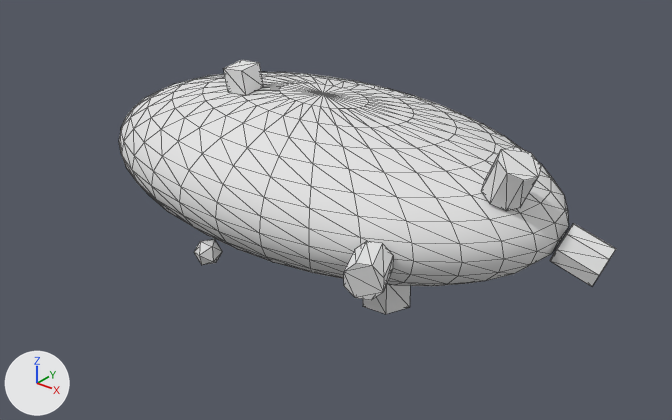
The glTF model public/Objects/object06_medium.glb as it was, and as the next commit left it.
The view is the same before and after, from a camera (50 mm lens) standing at (3.62, -4.39, 2.43) and looking at (0.2, -0.12, -0.22). Lighting does not change. The marker at lower left points along +X, +Y and +Z. The older version comes first. Mesh edges are drawn as thin lines. Vertices at exactly the same position are counted once.

Script lines for the objects in view, before the commit:
```python
me_sphere_016 = bpy.data.meshes.new('Sphere.016')
me_sphere_016.from_pydata(...)  # 614 vertices, 1184 faces; spans x -1.7..1.98, y -1.06..1.17, z -0.68..0.65
me_sphere_016.materials.append(mat_mat_object06_medium)  # white #e5e5e5
ob_object06_medium = bpy.data.objects.new('object06_medium', me_sphere_016)
ob_object06_medium.location = (0.0, 0.0, 0.0)
```
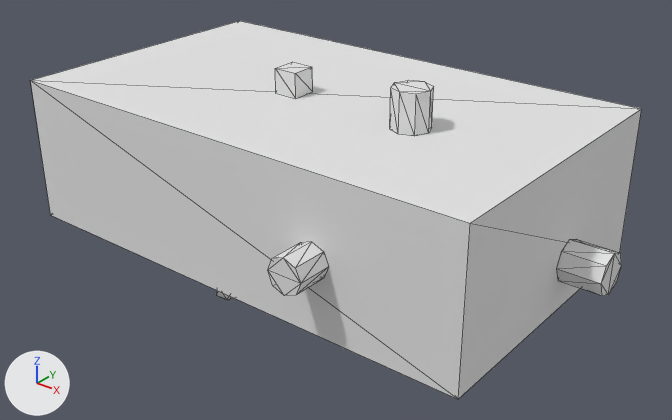
Pixel boxes [x1, y1, x2, y2] of what changed, in the pictures (672 x 420 px):
'object06_medium', reshaped (23% wider, 49% taller): before [119, 60, 616, 314]; after [31, 21, 641, 399]
part 1 of me_sphere_016, added: after [31, 21, 641, 399]
part 2 of me_sphere_016, added: after [557, 239, 621, 296]
part 3 of me_sphere_016, added (mostly hidden): after [216, 290, 233, 300]
part 4 of me_sphere_016, added: after [390, 80, 434, 136]
part 5 of me_sphere_016, added: after [275, 62, 313, 98]
part 6 of me_sphere_016, added: after [268, 242, 328, 296]
part 7 of me_sphere_016, deleted: before [119, 72, 569, 286]
part 8 of me_sphere_016, deleted: before [344, 241, 393, 300]
part 9 of me_sphere_016, deleted: before [481, 147, 541, 211]
part 10 of me_sphere_016, deleted: before [550, 223, 616, 286]
part 11 of me_sphere_016, deleted: before [194, 239, 222, 265]
part 12 of me_sphere_016, deleted: before [363, 285, 410, 314]
part 13 of me_sphere_016, deleted: before [223, 60, 264, 95]

The change, as a list of edits to the scene's bpy script:
```text
Change me_sphere_016:
    used by ob_object06_medium; location = (0.0, 0.0, 0.0)
    remove me_sphere_016.from_pydata(...)  # 614 vertices, 1184 faces; spans x -1.7..1.98, y -1.06..1.17, z -0.68..0.65
    add me_sphere_016.from_pydata(...)  # 140 vertices, 236 faces; spans x -1.7..1.97, y -1.23..1.09, z -0.77..0.75
    me_sphere_016 part 1: a new loose piece, a box spanning x -1.7..1.7, y -1.0..1.0, z -0.5..0.5, in mat_mat_object06_medium (white #e5e5e5)
    me_sphere_016 part 2: a new loose piece, an 8-sided cylinder along x spanning x 1.7..1.97, y 0.02..0.29, z -0.33..-0.06, in mat_mat_object06_medium (white #e5e5e5)
    me_sphere_016 part 3: a new loose piece, an icosphere of 20 faces spanning x -0.18..-0.03, y -0.91..-0.75, z -0.68..-0.5, in mat_mat_object06_medium (white #e5e5e5)
    me_sphere_016 part 4: a new loose piece, an 8-sided cylinder along z spanning x 0.66..0.91, y -0.28..-0.03, z 0.5..0.75, in mat_mat_object06_medium (white #e5e5e5)
    me_sphere_016 part 5: a new loose piece, a box spanning x -0.24..-0.08, y -0.18..-0.01, z 0.5..0.67, in mat_mat_object06_medium (white #e5e5e5)
    me_sphere_016 part 6: a new loose piece, an 8-sided cylinder along y spanning x 0.62..0.86, y -1.23..-1.0, z -0.14..0.09, in mat_mat_object06_medium (white #e5e5e5)
    me_sphere_016 part 7: the loose piece of 482 vertices spanning x -1.7..1.7, y -1.0..1.0, z -0.5..0.5 is deleted
    me_sphere_016 part 8: the loose piece of 16 vertices spanning x 0.91..1.2, y -1.06..-0.76, z -0.13..0.1 is deleted
    me_sphere_016 part 9: the loose piece of 16 vertices spanning x 1.3..1.63, y -0.32..-0.04, z 0.21..0.54 is deleted
    me_sphere_016 part 10: the loose piece of 16 vertices spanning x 1.63..1.98, y -0.04..0.26, z -0.28..0.07 is deleted
    me_sphere_016 part 11: the loose piece of 12 vertices spanning x -0.26..-0.11, y -1.0..-0.82, z -0.4..-0.25 is deleted
    me_sphere_016 part 12: the loose piece of 8 vertices spanning x 0.63..0.9, y -0.46..-0.19, z -0.65..-0.39 is deleted
    me_sphere_016 part 13: the loose piece of 8 vertices spanning x -0.61..-0.43, y -0.28..-0.09, z 0.45..0.65 is deleted
    other edits to the shape of me_sphere_016 do not show in these pictures
```
